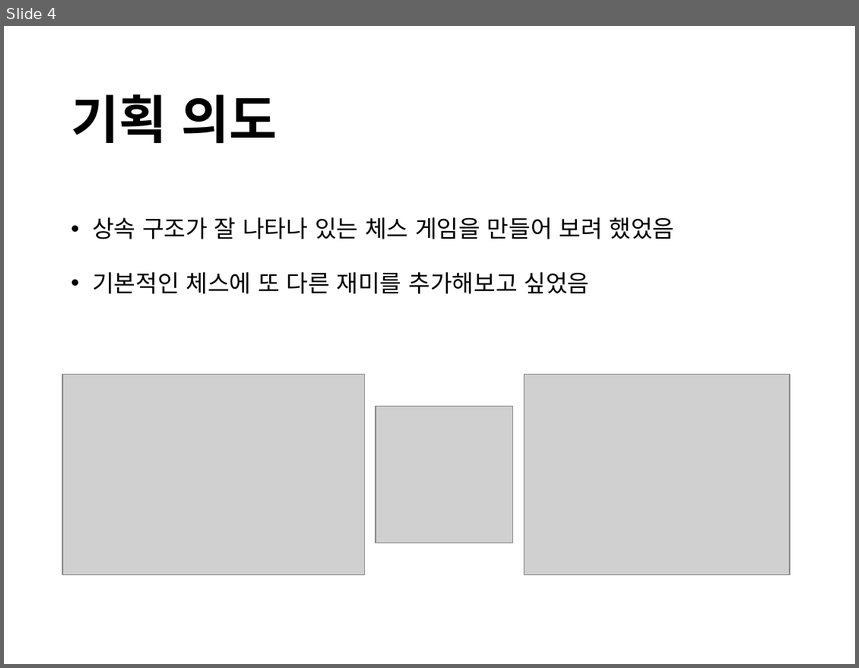
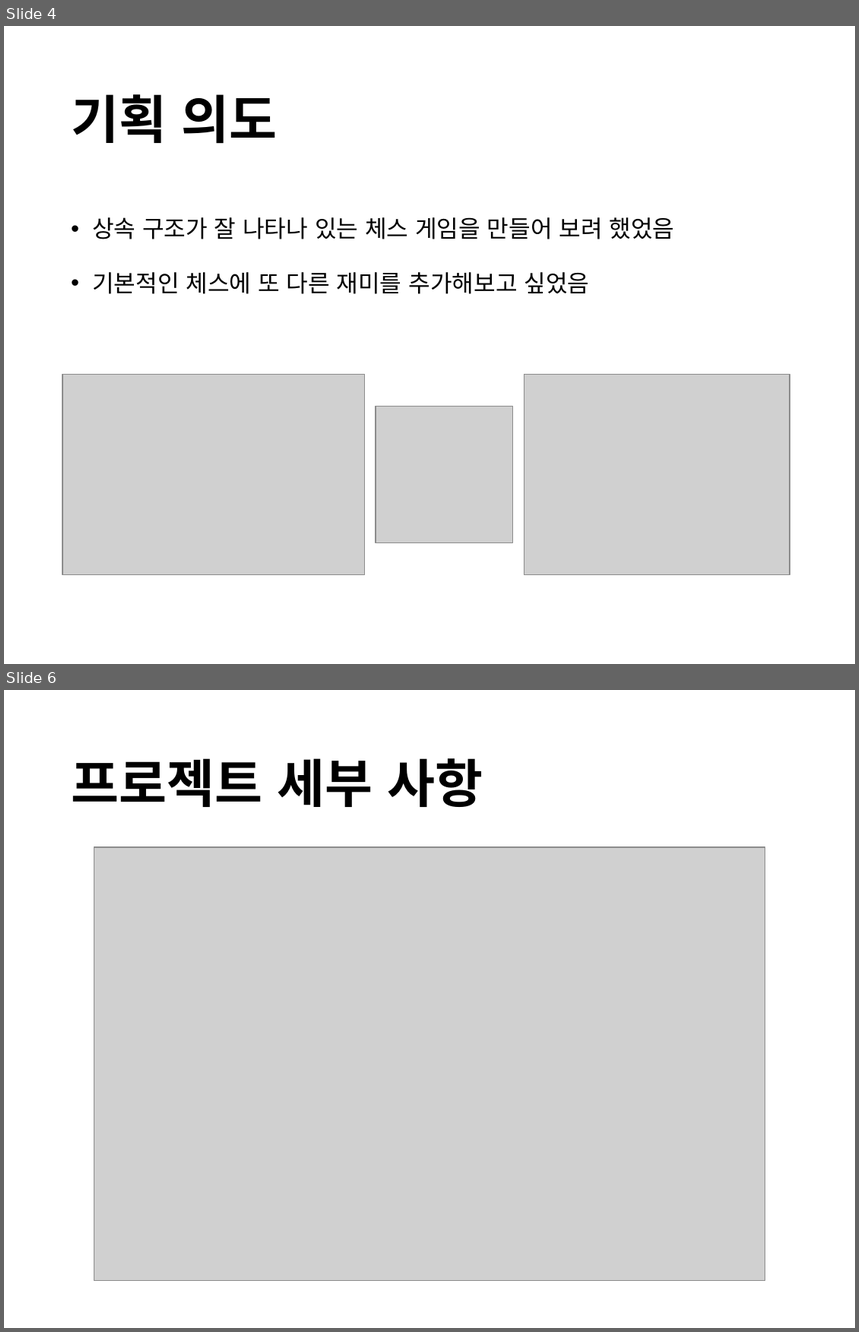
Before and after one commit to DaLae37/2017GamePrograming_Project, a slide deck: 어메이징 첵스.pptx. Shown one above the other, each under a label of ours: slide 4 before the commit, slides 4 and 6 after it; the slides between them are not shown. The pictures are 859x668 and 859x1332 pixels, drawn with LibreOffice and Linux fonts; fonts in the diff are those of the drawing; grey boxes stand for pictures. Boxes give left, top, right and bottom in pixels: in the first picture for what was removed or moved away, otherwise in the second. Text is boxed around its words. In the diff, an @@ line names an element or a change of style, - is before the commit and + after.

```diff
--- a/어메이징 첵스.pptx
+++ b/어메이징 첵스.pptx
@@ slide 6 added at (4, 690, 855, 1328), background #FFFFFF @@
@@ title added at (71, 758, 483, 807), 44 pt, text #000000, bold @@
+프로젝트 세부 사항
@@ picture added at (94, 847, 765, 1281) @@
@@ picture added at (130, 847, 728, 1281) @@
```
Also in this commit, not shown: 2 slides changed, 6 other slides added, 1 slide removed, 1 other file.
